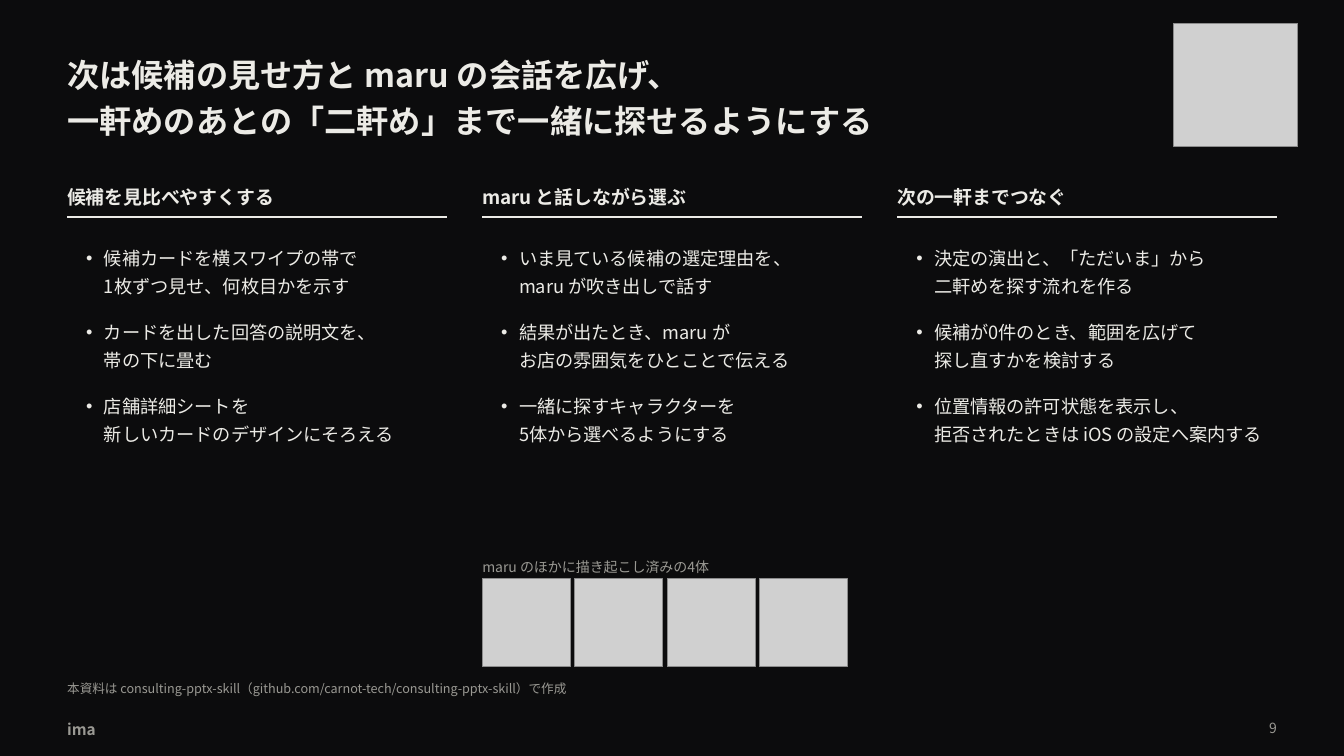
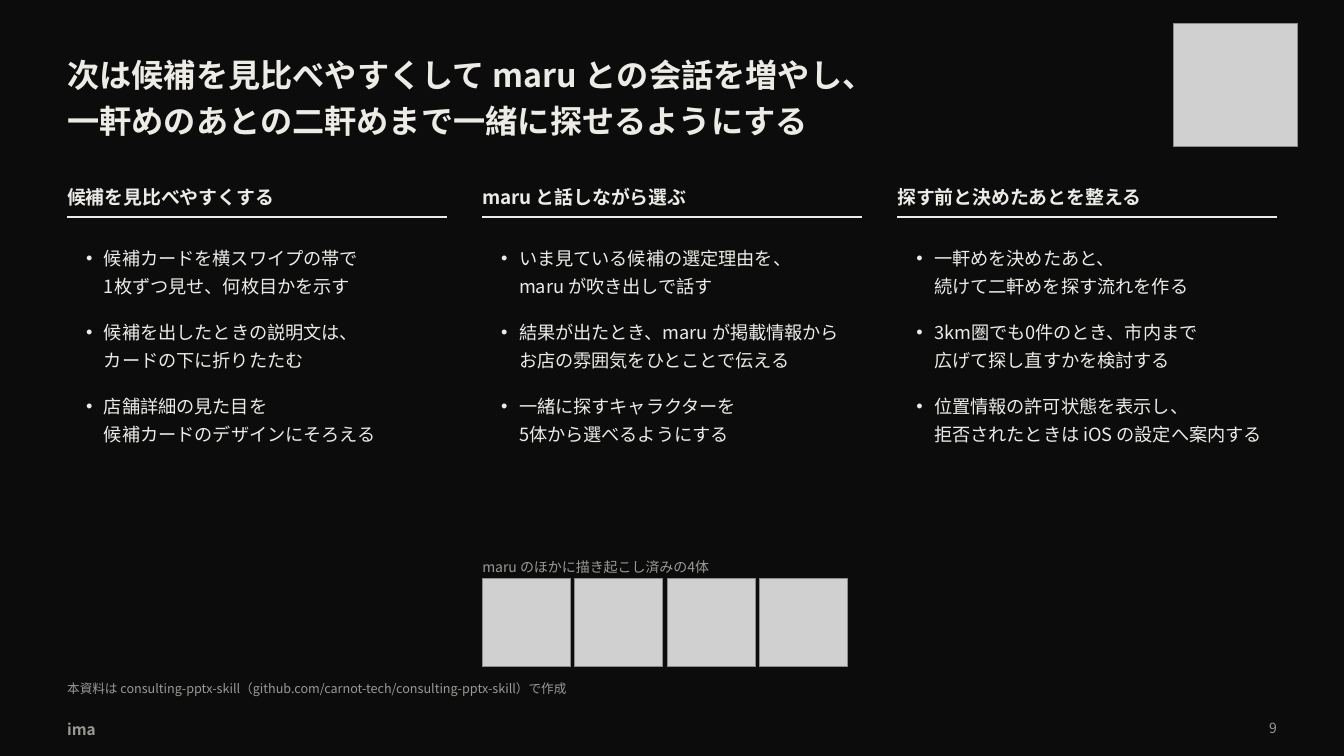
Before and after one commit to takapom/ima-app, a slide deck: slide 10 of docs/pitch/ima-pitch.pptx. Drawn at 1344x756 pixels with LibreOffice and Linux fonts; fonts in the diff are those of the drawing; grey boxes stand for pictures. Boxes give left, top, right and bottom in pixels: in the first picture for what was removed or moved away, otherwise in the second. Text is boxed around its words. In the diff, an @@ line names an element or a change of style, - is before the commit and + after.

```diff
--- a/docs/pitch/ima-pitch.pptx
+++ b/docs/pitch/ima-pitch.pptx
@@ text at (67,59,875,136): text changed @@
-次は候補の見せ方と maru の会話を広げ、
-一軒めのあとの「二軒め」まで一緒に探せるようにする
+次は候補を見比べやすくして maru との会話を増やし、
+一軒めのあとの二軒めまで一緒に探せるようにする
@@ text at (897,188,1141,206): text changed @@
-次の一軒までつなぐ
+探す前と決めたあとを整える
@@ text at (934,249,1188,295): text changed @@
-• 決定の演出と、「ただいま」から
-  二軒めを探す流れを作る
+• 一軒めを決めたあと、
+  続けて二軒めを探す流れを作る
@@ text at (104,323,358,369): text changed @@
-• カードを出した回答の説明文を、
-  帯の下に畳む
+• 候補を出したときの説明文は、
+  カードの下に折りたたむ
@@ text at (519,323,839,369): text changed @@
-• 結果が出たとき、maru が
-  お店の雰囲気をひとことで伝える
+• 結果が出たとき、maru が掲載情報から
+  お店の雰囲気をひとことで伝える
@@ text at (934,323,1197,369): text changed @@
-• 候補が0件のとき、範囲を広げて
-  探し直すかを検討する
+• 3km圏でも0件のとき、市内まで
+  広げて探し直すかを検討する
@@ text at (104,397,375,443): text changed @@
-• 店舗詳細シートを
-  新しいカードのデザインにそろえる
+• 店舗詳細の見た目を
+  候補カードのデザインにそろえる
```
Also in this commit, not shown: 3 other slides changed, 1 other file.
